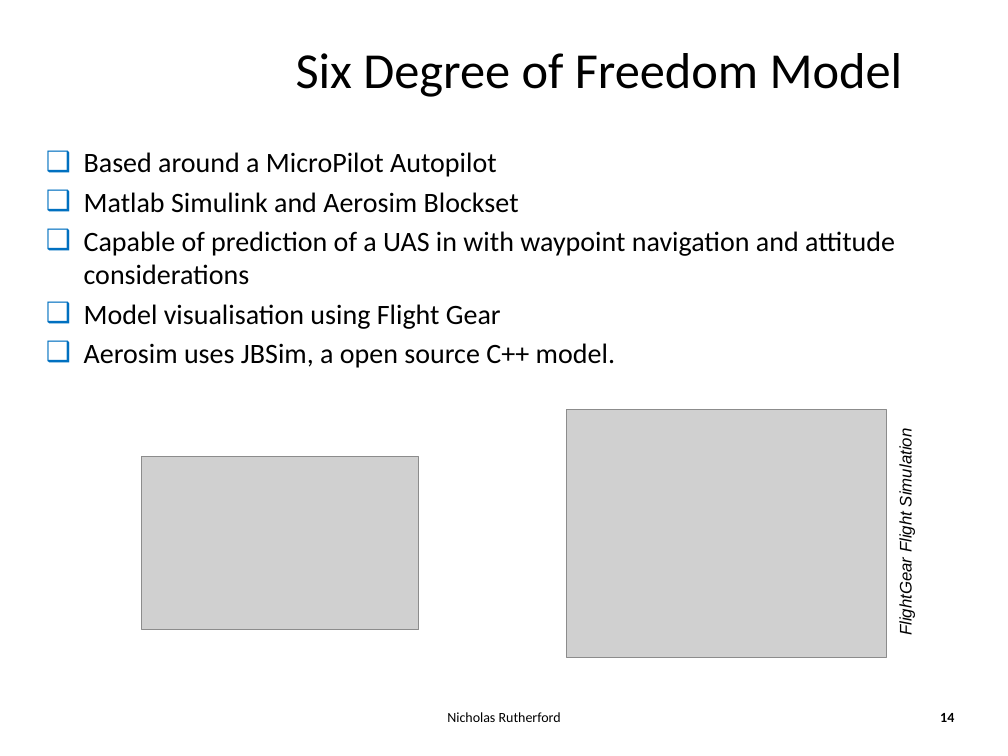
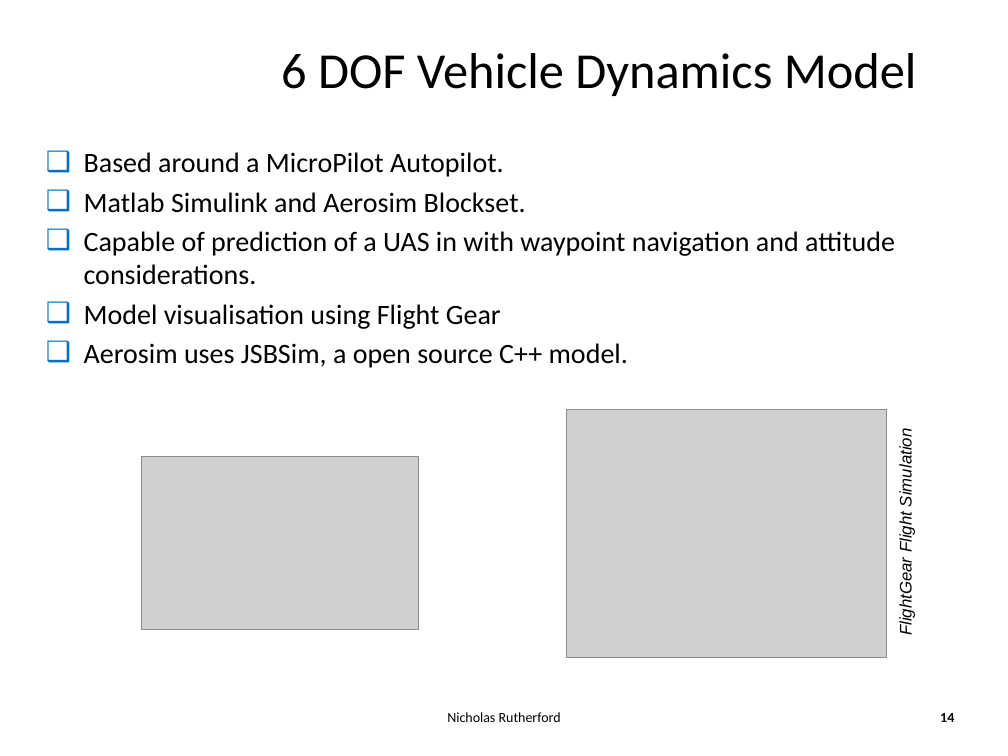
Before and after one commit to ArnCarveris/qut-pfms, a slide deck: slide 14 of docproject/PFMS Smartskies Presentation Semester 1.pptx. Drawn at 1008x756 pixels with LibreOffice and Linux fonts; fonts in the diff are those of the drawing; grey boxes stand for pictures; background and template pictures are left out. Boxes give left, top, right and bottom in pixels: in the first picture for what was removed or moved away, otherwise in the second. Text is boxed around its words. In the diff, an @@ line names an element or a change of style, - is before the commit and + after.

```diff
--- a/docproject/PFMS Smartskies Presentation Semester 1.pptx
+++ b/docproject/PFMS Smartskies Presentation Semester 1.pptx
@@ title at <box>281,53,917,96</box>: text changed @@
-Six Degree of Freedom Model
+6 DOF Vehicle Dynamics Model
@@ text at <box>84,152,895,285</box>: text changed @@
-❑ Based around a MicroPilot Autopilot
-❑ Matlab Simulink and Aerosim Blockset
-❑ Capable of prediction of a UAS in with waypoint navigation and attitude considerations
+❑ Based around a MicroPilot Autopilot.
+❑ Matlab Simulink and Aerosim Blockset.
+❑ Capable of prediction of a UAS in with waypoint navigation and attitude considerations.
@@ text at <box>84,343,628,368</box>: text changed @@
-❑ Aerosim uses JBSim, a open source C++ model.
+❑ Aerosim uses JSBSim, a open source C++ model.
```
Also in this commit, not shown: 12 other slides changed, 1 slide removed.
